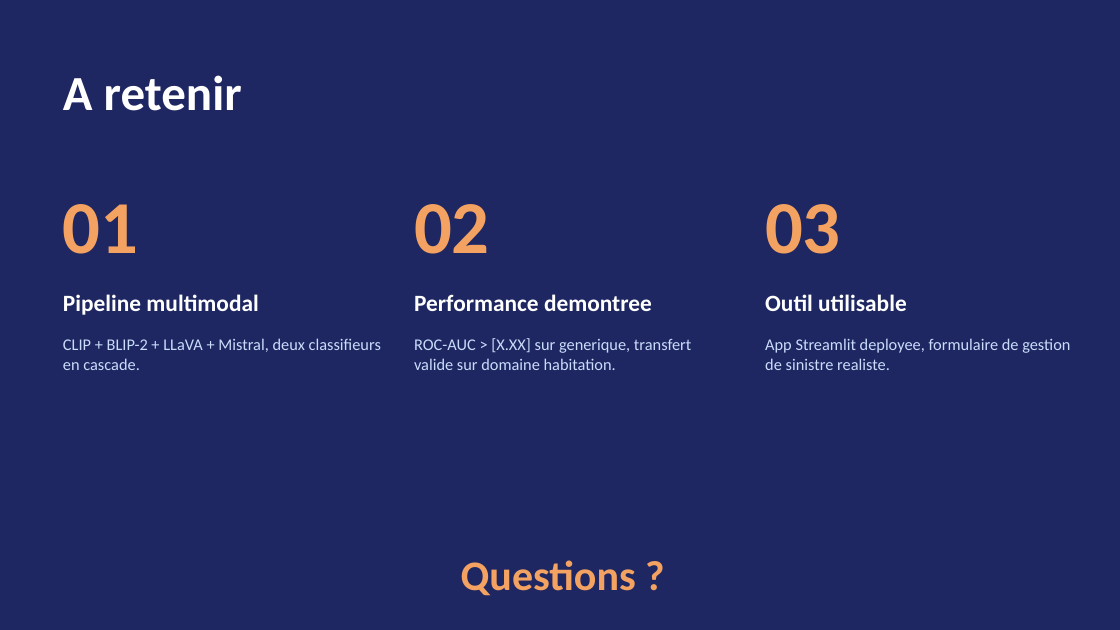
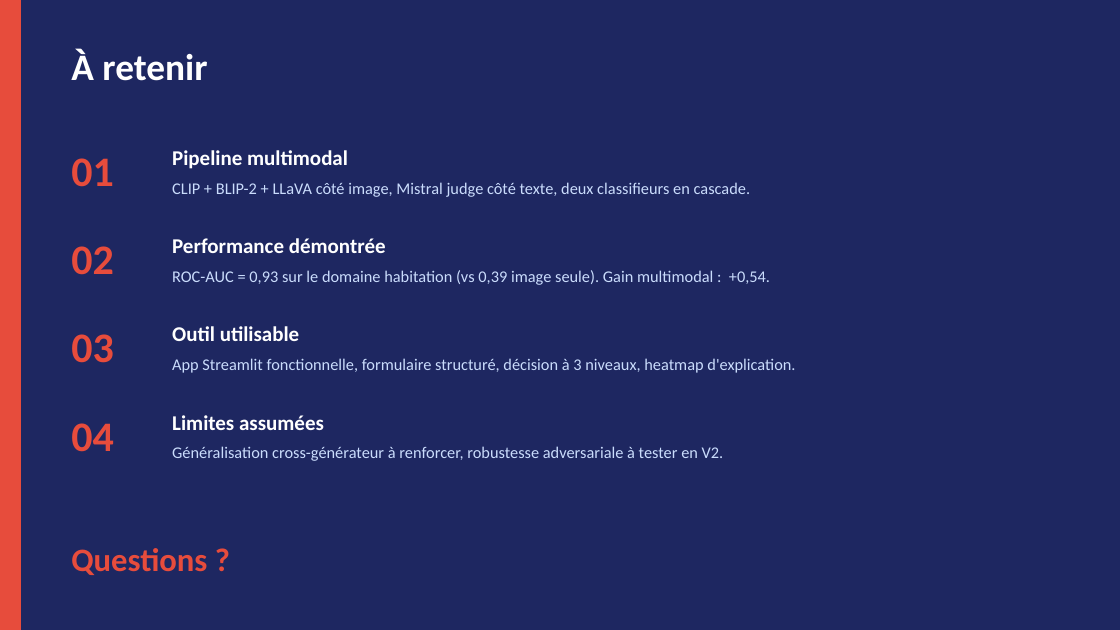
Before and after one commit to HpedArthur/Insurance-fraud-detection-AI, a slide deck: slide 10 of 07_presentation/soutenance.pptx. Drawn at 1120x630 pixels with LibreOffice and Linux fonts; fonts in the diff are those of the drawing. Boxes give left, top, right and bottom in pixels: in the first picture for what was removed or moved away, otherwise in the second. Text is boxed around its words. In the diff, an @@ line names an element or a change of style, - is before the commit and + after.

```diff
--- a/07_presentation/soutenance.pptx
+++ b/07_presentation/soutenance.pptx
@@ background #1E2761 to #FFFFFF @@
@@ rectangle added at (0, 0, 1120, 630), fill #1E2761 @@
@@ rectangle added at (0, 0, 21, 630), fill #E74C3C @@
@@ text at (71, 49, 207, 81): text changed; size 42 to 32 pt @@
-A retenir
+À retenir
@@ text "01": place and size @@
-text "01" at (63, 204, 139, 254)
+text "01" at (71, 158, 114, 187)
@@ text "Pipeline multimodal" at (172, 150, 348, 169): size 20 to 18 pt @@
@@ text "Pipeline multimodal": place and size @@
-text "Pipeline multimodal" at (63, 294, 258, 315)
+text "Pipeline multimodal" at (172, 150, 348, 169)
@@ text at (172, 182, 751, 197): text changed @@
-CLIP + BLIP-2 + LLaVA + Mistral, deux classifieurs en cascade.
+CLIP + BLIP-2 + LLaVA côté image, Mistral judge côté texte, deux classifieurs en cascade.
@@ text "02": place and size @@
-text "02" at (414, 204, 490, 254)
+text "02" at (71, 246, 114, 275)
@@ text added at (172, 238, 386, 253), 18 pt, text #FFFFFF, bold @@
+Performance démontrée
@@ text added at (172, 270, 770, 285), 14 pt, text #CADCFC @@
+ROC-AUC = 0,93 sur le domaine habitation (vs 0,39 image seule). Gain multimodal : +0,54.
@@ text removed at (414, 294, 652, 311) @@
-Performance demontree
@@ size 64 to 36 pt, text colour #F4A261 to #E74C3C in 3 elements at (71, 158, 114, 187), (71, 246, 114, 275), (71, 334, 114, 363) @@
@@ text "03": place and size @@
-text "03" at (765, 204, 841, 254)
+text "03" at (71, 334, 114, 363)
@@ text "Outil utilisable": place and size @@
-text "Outil utilisable" at (765, 294, 907, 311)
+text "Outil utilisable" at (172, 326, 300, 341)
@@ text "Outil utilisable" at (172, 326, 300, 341): size 20 to 18 pt @@
@@ text added at (172, 358, 795, 373), 14 pt, text #CADCFC @@
+App Streamlit fonctionnelle, formulaire structuré, décision à 3 niveaux, heatmap d'explication.
@@ text removed at (414, 338, 691, 370) @@
-ROC-AUC > [X.XX] sur generique, transfert valide sur domaine habitation.
@@ text removed at (765, 338, 1070, 370) @@
-App Streamlit deployee, formulaire de gestion de sinistre realiste.
@@ text added at (172, 415, 324, 430), 18 pt, text #FFFFFF, bold @@
+Limites assumées
@@ text added at (71, 423, 114, 452), 36 pt, text #E74C3C, bold @@
+04
@@ text added at (172, 446, 724, 461), 14 pt, text #CADCFC @@
+Généralisation cross-générateur à renforcer, robustesse adversariale à tester en V2.
@@ text "Questions ?": place and size @@
-text "Questions ?" at (461, 560, 636, 596)
+text "Questions ?" at (71, 548, 207, 575)
@@ text "Questions ?" at (71, 548, 207, 575): size 36 to 28 pt, text colour #F4A261 to #E74C3C; alignment centre to left @@
```
Also in this commit, not shown: 5 other slides changed, 4 slides added, 4 slides removed.
